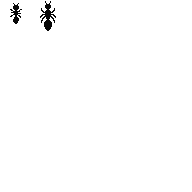
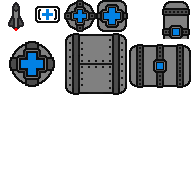
Revision of a layered (192, 192) image; what changed, layer by layer:
showed "small elements", painted on it over (8, 0, 191, 95)
hid "background" over (10, 1, 56, 31)
